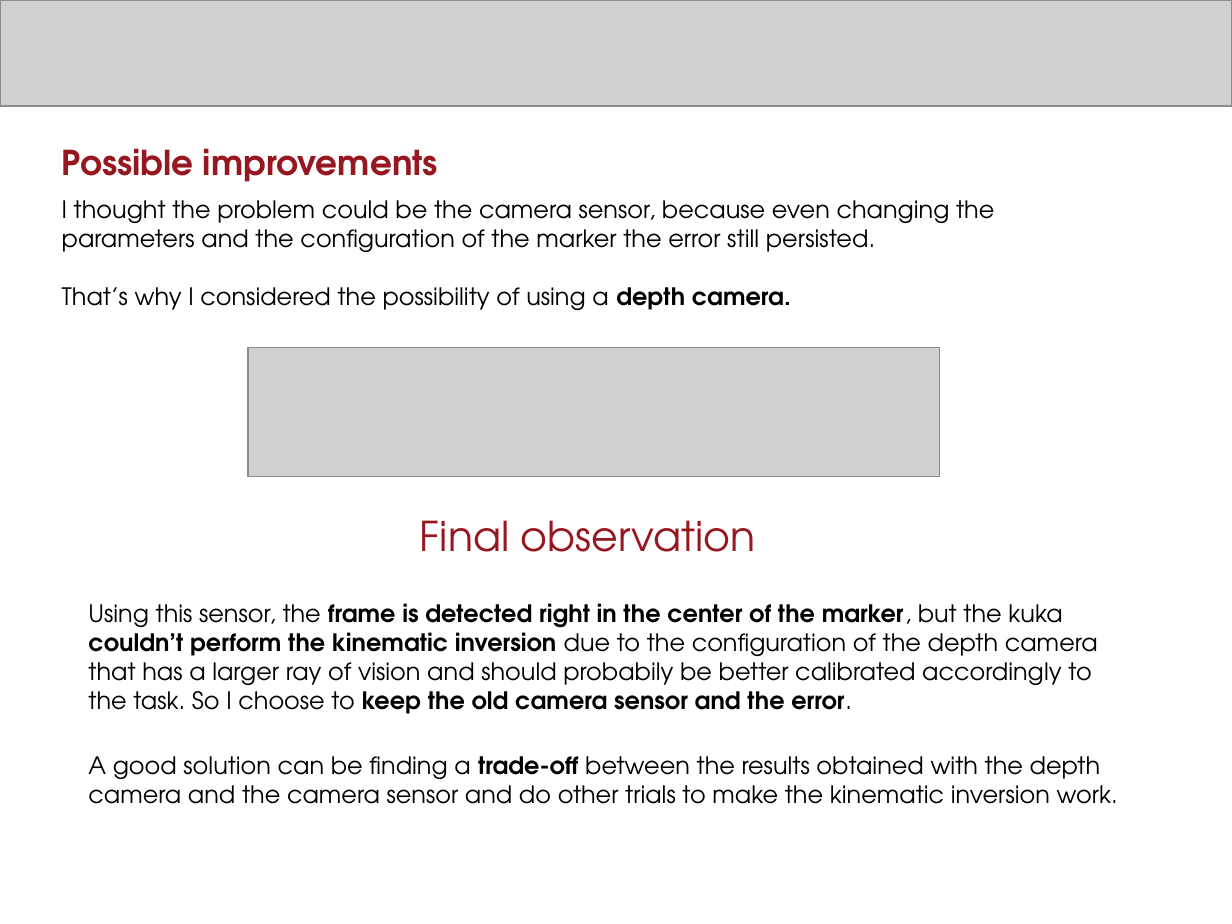
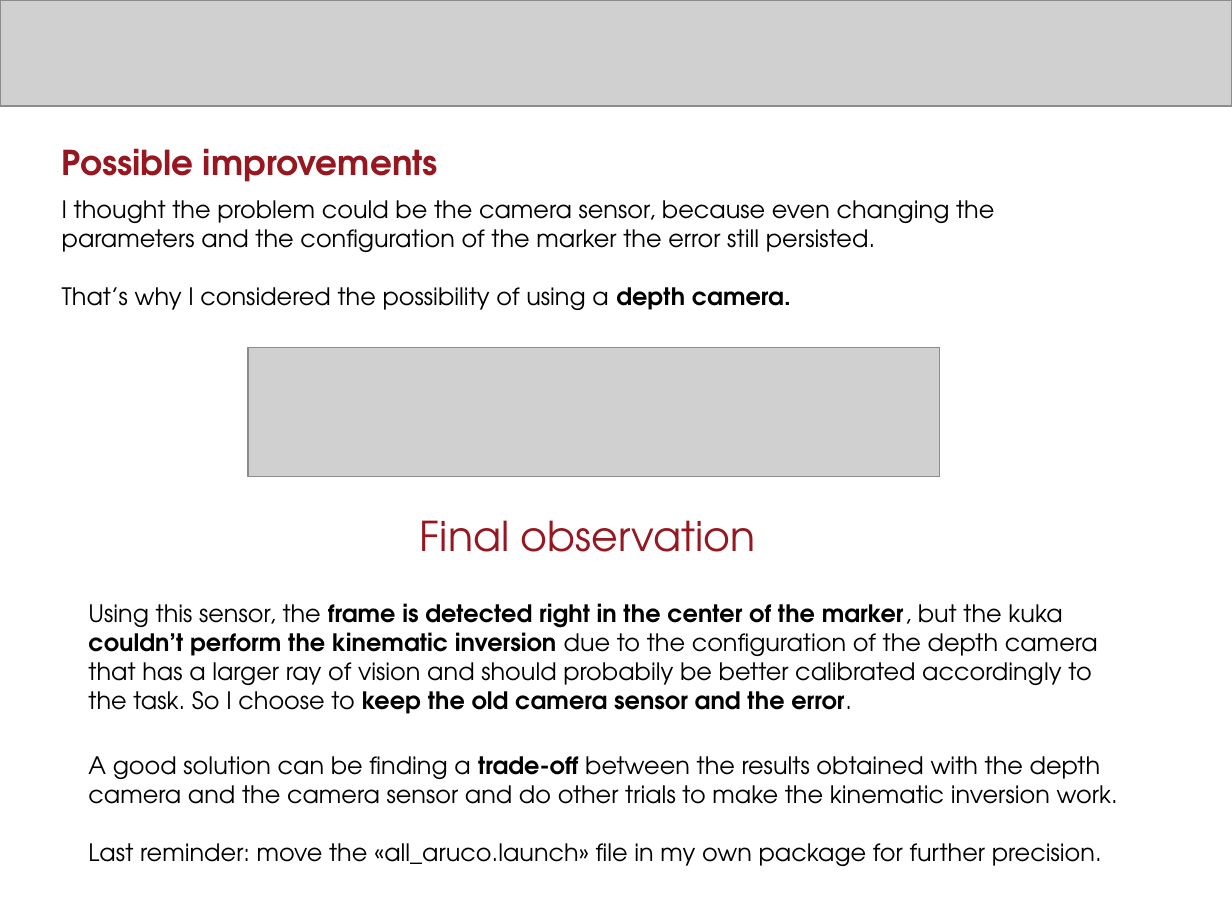
Before and after one commit to MartinaAnn/Navigation-and-Detection-Kuka-IIwa-Turtlebot-, a slide deck: slide 23 of Slide_Project.pptx. Drawn at 1232x924 pixels with LibreOffice and Linux fonts; fonts in the diff are those of the drawing; grey boxes stand for pictures. Boxes give left, top, right and bottom in pixels: in the first picture for what was removed or moved away, otherwise in the second. Text is boxed around its words. In the diff, an @@ line names an element or a change of style, - is before the commit and + after.

```diff
--- a/Slide_Project.pptx
+++ b/Slide_Project.pptx
@@ text at (88,843,1102,866): paragraph added @@
+Last reminder: move the «all_aruco.launch» file in my own package for further precision.
```
Also in this commit, not shown: 3 other slides changed.
